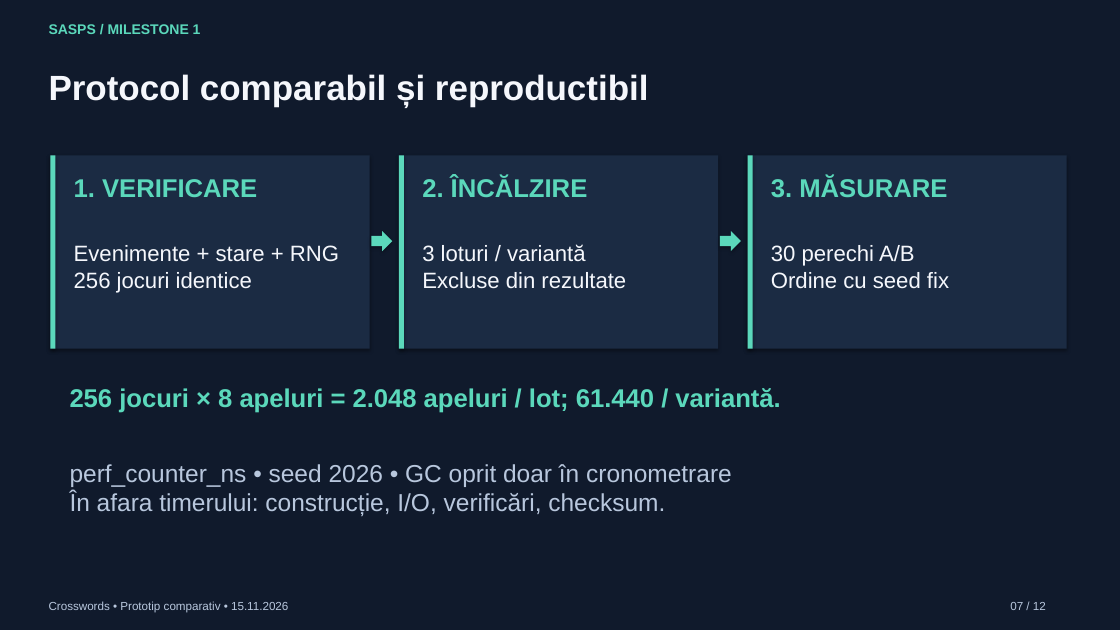
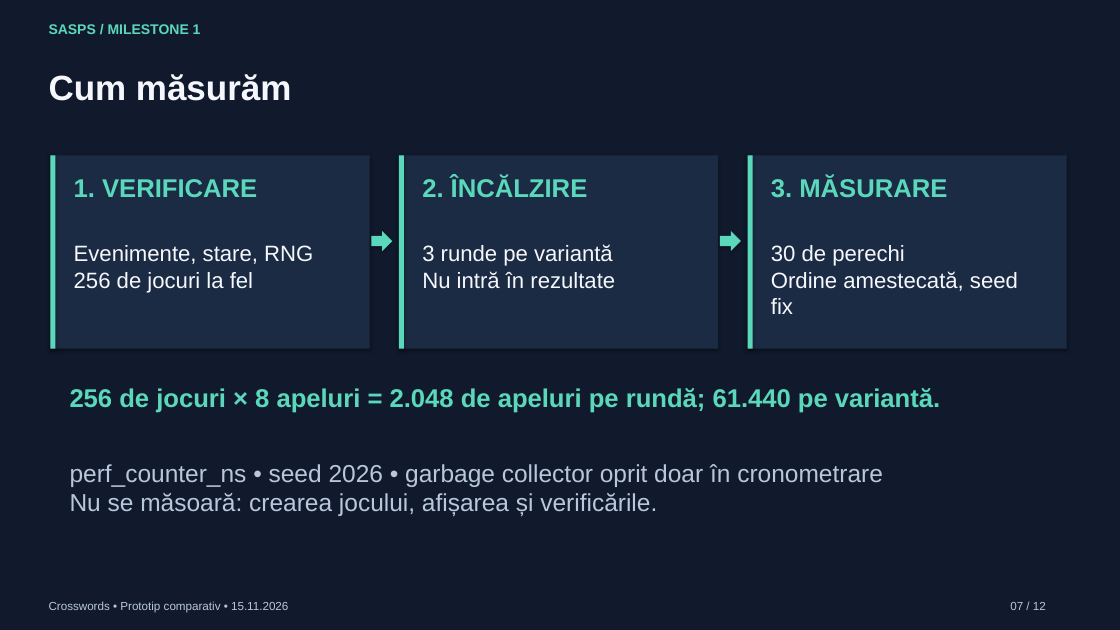
Before and after one commit to nadolualex/sasps-crosswords, a slide deck: slide 7 of presentation/SASPS_M1_Crosswords.pptx. Drawn at 1120x630 pixels with LibreOffice and Linux fonts; fonts in the diff are those of the drawing. Boxes give left, top, right and bottom in pixels: in the first picture for what was removed or moved away, otherwise in the second. Text is boxed around its words. In the diff, an @@ line names an element or a change of style, - is before the commit and + after.

```diff
--- a/presentation/SASPS_M1_Crosswords.pptx
+++ b/presentation/SASPS_M1_Crosswords.pptx
@@ text at (49, 74, 292, 101): text changed @@
-Protocol comparabil și reproductibil
+Cum măsurăm
@@ text at (74, 245, 313, 293): text changed @@
-Evenimente + stare + RNG
-256 jocuri identice
+Evenimente, stare, RNG
+256 de jocuri la fel
@@ text at (422, 244, 615, 289): text changed @@
-3 loturi / variantă
-Excluse din rezultate
+3 runde pe variantă
+Nu intră în rezultate
@@ text at (771, 245, 1018, 314): text changed @@
-30 perechi A/B
-Ordine cu seed fix
+30 de perechi
+Ordine amestecată, seed
+fix
@@ text at (70, 388, 940, 413): text changed @@
-256 jocuri × 8 apeluri = 2.048 apeluri / lot; 61.440 / variantă.
+256 de jocuri × 8 apeluri = 2.048 de apeluri pe rundă; 61.440 pe variantă.
@@ text at (70, 464, 883, 516): text changed @@
-perf_counter_ns • seed 2026 • GC oprit doar în cronometrare
-În afara timerului: construcție, I/O, verificări, checksum.
+perf_counter_ns • seed 2026 • garbage collector oprit doar în cronometrare
+Nu se măsoară: crearea jocului, afișarea și verificările.
```
Also in this commit, not shown: 11 other slides changed, 17 other files.
